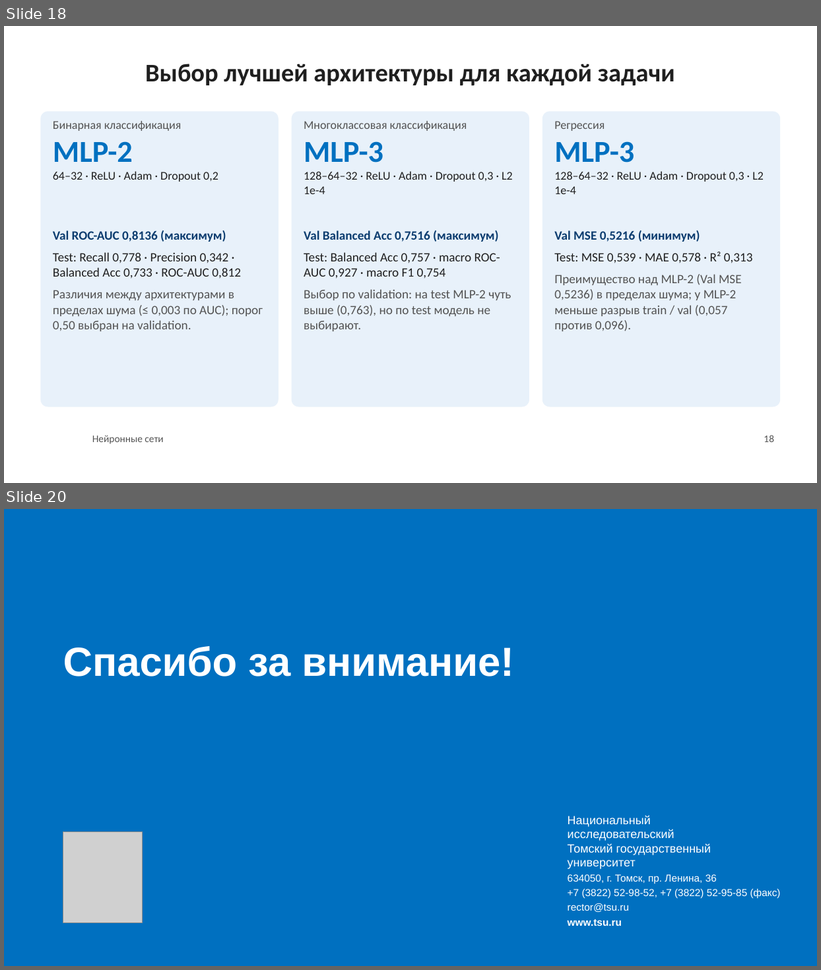
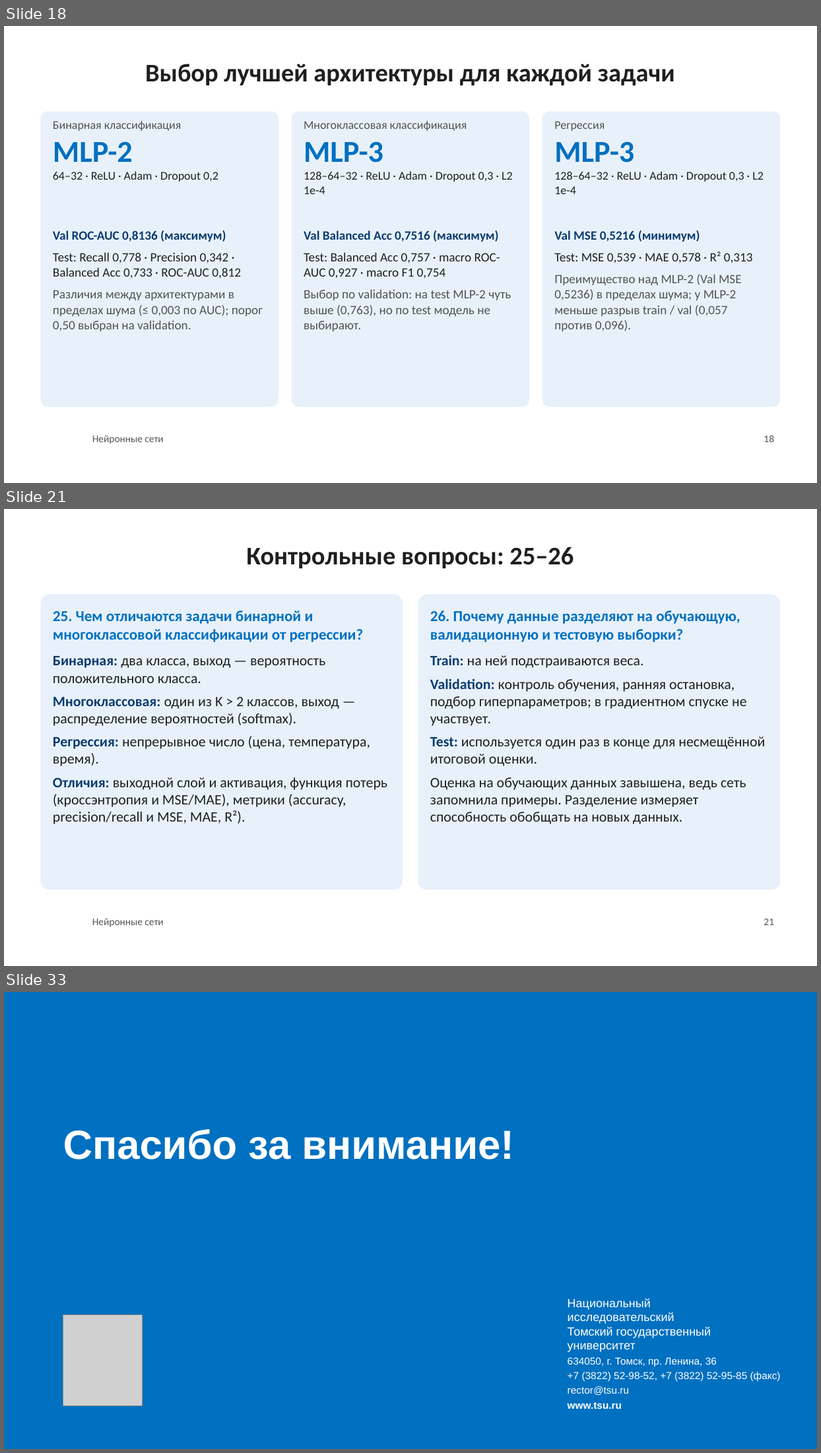
Before and after one commit to sergeydorof/neural_networks_labs, a slide deck: lab1/NN_Lab1_presentation.pptx. Shown one above the other, each under a label of ours: slides 18 and 20 before the commit, slides 18, 21 and 33 after it; the slides between them are not shown. The pictures are 821x970 and 821x1453 pixels, drawn with LibreOffice and Linux fonts; fonts in the diff are those of the drawing; grey boxes stand for pictures; background and template pictures are left out. Boxes give left, top, right and bottom in pixels: in the first picture for what was removed or moved away, otherwise in the second. Text is boxed around its words. In the diff, an @@ line names an element or a change of style, - is before the commit and + after.

```diff
--- a/lab1/NN_Lab1_presentation.pptx
+++ b/lab1/NN_Lab1_presentation.pptx
@@ slide 21 added at (4,509,817,966), background #FFFFFF; not listed: 1 template element that a slide beside it also shows @@
@@ title added at (246,547,574,568), 30 pt, text #1F1F1F, bold @@
+Контрольные вопросы: 25–26
@@ rounded rectangle added at (40,594,403,890), fill #E8F1FA @@
@@ rounded rectangle added at (418,594,781,890), fill #E8F1FA @@
@@ text added at (53,611,388,824), 17 pt, text #1F1F1F @@
+25. Чем отличаются задачи бинарной и многоклассовой классификации от регрессии?
+Бинарная: два класса, выход — вероятность положительного класса.
+Многоклассовая: один из K > 2 классов, выход — распределение вероятностей (softmax).
+Регрессия: непрерывное число (цена, температура, время).
+Отличия: выходной слой и активация, функция потерь (кроссэнтропия и MSE/MAE), метрики (accuracy, precision/recall и MSE, MAE, R²).
@@ text added at (430,611,765,824), 17 pt, text #1F1F1F @@
+26. Почему данные разделяют на обучающую, валидационную и тестовую выборки?
+Train: на ней подстраиваются веса.
+Validation: контроль обучения, ранняя остановка, подбор гиперпараметров; в градиентном спуске не участвует.
+Test: используется один раз в конце для несмещённой итоговой оценки.
+Оценка на обучающих данных завышена, ведь сеть запомнила примеры. Разделение измеряет способность обобщать на новых данных.
@@ page number added at (764,919,774,925), 12 pt, text #535353 @@
+21
@@ what was slide 20 is now slide 33 @@
```
Also in this commit, not shown: 1 slide changed, 12 other slides added, 5 other files.
